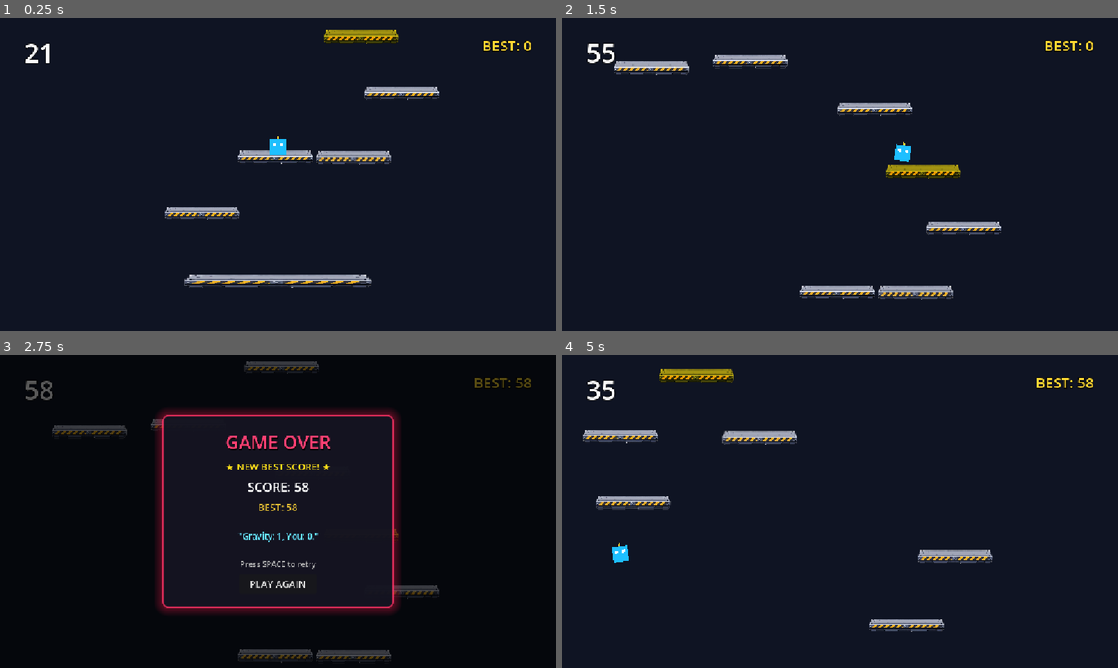
Above: before the commit, frames 1-4 (two rows, left to right).
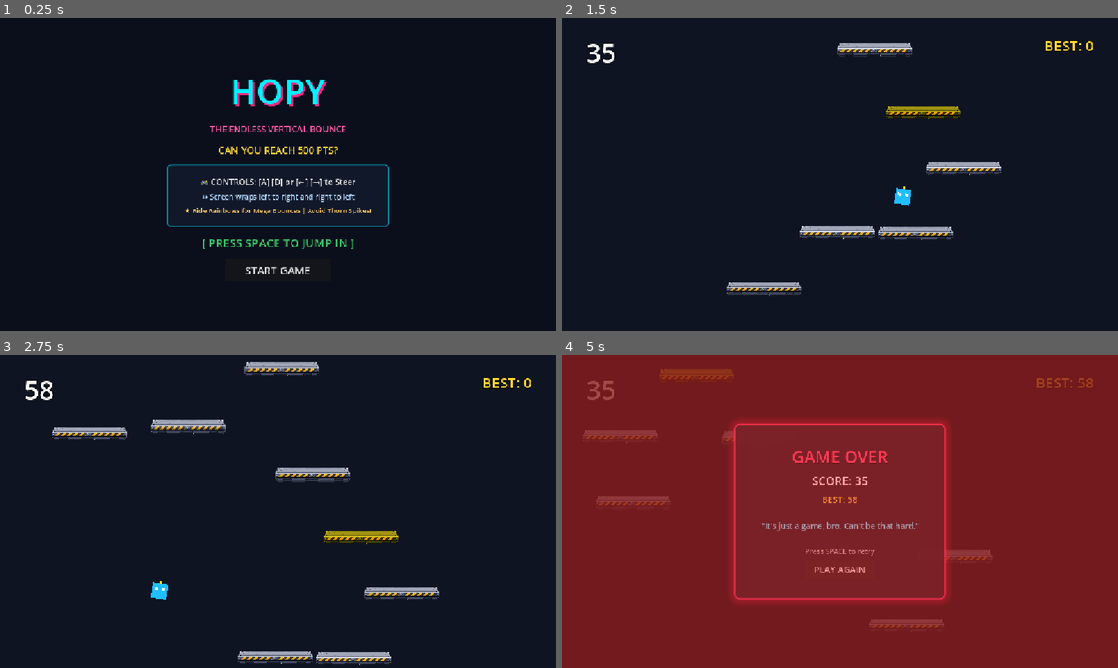
Above: after the commit, the same moments.

Repository: DevireddyNehal/Hopy
Game: Godot game, scene res://scenes/TitleScreen.tscn
Same seed, same stepped clock (60 frames per second), same inputs: the game is played once before the commit and once after it. Before the commit the project starts from res://scenes/Main.tscn.
Inputs (mouse positions are in pixels of both pictures, inside the frame that each line leads up to):
- Up to frame 1 (0.25 s): no input
- Up to frame 2 (1.5 s): click (840, 271) at 0.5 s, where only the run after the commit has a clickable "START GAME"; tap Enter at 1.25 s; hold Right (ui_right) from 1.28 s (still down); hold Space (start_action) from 1.28 s (still down)
- Up to frame 3 (2.75 s): keep holding Right (ui_right); tap Enter at 1.55, 2.1 s; release Space (start_action) at 2.03 s; tap Space (start_action) at 2.3 s
- Up to frame 4 (5 s): release Right (ui_right) at 2.75 s; click (840, 583) at 2.75 s, where only the run before the commit has a clickable "PLAY AGAIN"; click (840, 583) at 3.5 s, where only the run after the commit has a clickable "PLAY AGAIN"; hold Left (ui_left) from 4.28 s (still down); hold Space (start_action) from 4.28 s (still down); tap Enter at 4.55 s

The runs differ from the first frame. In frame 1, 6.7% of the frame differs, in the area x 4-96%, y 3-87%; in frame 2, 6.2%; in frame 3, 9.2%; in frame 4, 100%, in the area x 0-100%, y 0-100%.

Commit message:
feat(ui): implement TitleScreen, PauseScreen, and set TitleScreen as main scene

Diff:
--- a/project.godot
+++ b/project.godot
@@ -15,7 +15,7 @@
 [application]
 
 config/name="Hopy"
-run/main_scene="res://scenes/Main.tscn"
+run/main_scene="res://scenes/TitleScreen.tscn"
 config/features=PackedStringArray("4.7", "GL Compatibility")
 
 [autoload]
--- a/scenes/Main.tscn
+++ b/scenes/Main.tscn
@@ -7,6 +7,7 @@
 [ext_resource type="PackedScene" path="res://scenes/HUD.tscn" id="5_hud"]
 [ext_resource type="PackedScene" path="res://scenes/Effects.tscn" id="6_effects"]
 [ext_resource type="PackedScene" path="res://scenes/DeathScreen.tscn" id="7_death"]
+[ext_resource type="PackedScene" path="res://scenes/PauseScreen.tscn" id="8_pause"]
 
 [node name="Main" type="Node2D"]
 script = ExtResource("1_main")
@@ -36,4 +37,6 @@
 
 [node name="HUD" parent="." instance=ExtResource("5_hud")]
 
+[node name="PauseScreen" parent="." instance=ExtResource("8_pause")]
+
 [node name="DeathScreen" parent="." instance=ExtResource("7_death")]
--- /dev/null
+++ b/scenes/PauseScreen.tscn
@@ -0,0 +1,94 @@
+[gd_scene load_steps=3 format=3]
+
+[ext_resource type="Script" path="res://scripts/ui/pause_screen.gd" id="1_pause"]
+
+[sub_resource type="StyleBoxFlat" id="StyleBoxFlat_pause"]
+bg_color = Color(0.0509804, 0.0745098, 0.133333, 0.95)
+border_width_left = 3
+border_width_top = 3
+border_width_right = 3
+border_width_bottom = 3
+border_color = Color(0, 0.9, 1, 0.8)
+corner_radius_top_left = 12
+corner_radius_top_right = 12
+corner_radius_bottom_right = 12
+corner_radius_bottom_left = 12
+shadow_color = Color(0, 0.8, 1, 0.25)
+shadow_size = 16
+
+[node name="PauseScreen" type="CanvasLayer"]
+process_mode = 3
+layer = 45
+script = ExtResource("1_pause")
+
+[node name="DimBackdrop" type="ColorRect" parent="."]
+anchors_preset = 15
+anchor_right = 1.0
+anchor_bottom = 1.0
+grow_horizontal = 2
+grow_vertical = 2
+color = Color(0, 0, 0, 0.6)
+
+[node name="Panel" type="PanelContainer" parent="."]
+unique_name_in_owner = true
+anchors_preset = 8
+anchor_left = 0.5
+anchor_top = 0.5
+anchor_right = 0.5
+anchor_bottom = 0.5
+offset_left = -180.0
+offset_top = -160.0
+offset_right = 180.0
+offset_bottom = 160.0
+grow_horizontal = 2
+grow_vertical = 2
+theme_override_styles/panel = SubResource("StyleBoxFlat_pause")
+
+[node name="Margin" type="MarginContainer" parent="Panel"]
+layout_mode = 2
+theme_override_constants/margin_left = 24
+theme_override_constants/margin_top = 20
+theme_override_constants/margin_right = 24
+theme_override_constants/margin_bottom = 20
+
+[node name="VBox" type="VBoxContainer" parent="Panel/Margin"]
+layout_mode = 2
+theme_override_constants/separation = 12
+alignment = 1
+
+[node name="PauseTitle" type="Label" parent="Panel/Margin/VBox"]
+layout_mode = 2
+theme_override_colors/font_color = Color(0, 0.95, 1, 1)
+theme_override_font_sizes/font_size = 34
+text = "GAME PAUSED"
+horizontal_alignment = 1
+
+[node name="HSeparator" type="HSeparator" parent="Panel/Margin/VBox"]
+layout_mode = 2
+
+[node name="ResumeButton" type="Button" parent="Panel/Margin/VBox"]
+unique_name_in_owner = true
+custom_minimum_size = Vector2(200, 42)
+layout_mode = 2
+size_flags_horizontal = 4
+focus_mode = 0
+theme_override_font_sizes/font_size = 18
+text = "RESUME [ESC]"
+
+[node name="RestartButton" type="Button" parent="Panel/Margin/VBox"]
+unique_name_in_owner = true
+custom_minimum_size = Vector2(200, 42)
+layout_mode = 2
+size_flags_horizontal = 4
+focus_mode = 0
+theme_override_font_sizes/font_size = 18
+text = "RESTART"
+
+[node name="MuteButton" type="Button" parent="Panel/Margin/VBox"]
+unique_name_in_owner = true
+custom_minimum_size = Vector2(200, 42)
+layout_mode = 2
+size_flags_horizontal = 4
+focus_mode = 0
+theme_override_font_sizes/font_size = 18
+text = "SOUND: ON 🔊"
--- /dev/null
+++ b/scenes/TitleScreen.tscn
@@ -0,0 +1,127 @@
+[gd_scene load_steps=3 format=3]
+
+[ext_resource type="Script" path="res://scripts/ui/title_screen.gd" id="1_title"]
+
+[sub_resource type="StyleBoxFlat" id="StyleBoxFlat_card"]
+bg_color = Color(0.0705882, 0.0980392, 0.168627, 0.9)
+border_width_left = 2
+border_width_top = 2
+border_width_right = 2
+border_width_bottom = 2
+border_color = Color(0, 0.85, 1, 0.6)
+corner_radius_top_left = 8
+corner_radius_top_right = 8
+corner_radius_bottom_right = 8
+corner_radius_bottom_left = 8
+
+[node name="TitleScreen" type="Control"]
+layout_mode = 3
+anchors_preset = 15
+anchor_right = 1.0
+anchor_bottom = 1.0
+grow_horizontal = 2
+grow_vertical = 2
+script = ExtResource("1_title")
+
+[node name="Background" type="ColorRect" parent="."]
+layout_mode = 1
+anchors_preset = 15
+anchor_right = 1.0
+anchor_bottom = 1.0
+grow_horizontal = 2
+grow_vertical = 2
+color = Color(0.0431373, 0.0588235, 0.109804, 1)
+
+[node name="Center" type="CenterContainer" parent="."]
+layout_mode = 1
+anchors_preset = 15
+anchor_right = 1.0
+anchor_bottom = 1.0
+grow_horizontal = 2
+grow_vertical = 2
+
+[node name="VBox" type="VBoxContainer" parent="Center"]
+layout_mode = 2
+theme_override_constants/separation = 16
+alignment = 1
+
+[node name="TitleLabel" type="Label" parent="Center/VBox"]
+unique_name_in_owner = true
+layout_mode = 2
+theme_override_colors/font_color = Color(0, 0.95, 1, 1)
+theme_override_colors/font_shadow_color = Color(1, 0.16, 0.52, 0.8)
+theme_override_constants/shadow_offset_x = 4
+theme_override_constants/shadow_offset_y = 4
+theme_override_font_sizes/font_size = 72
+text = "HOPY"
+horizontal_alignment = 1
+
+[node name="Tagline" type="Label" parent="Center/VBox"]
+layout_mode = 2
+theme_override_colors/font_color = Color(1, 0.35, 0.65, 1)
+theme_override_font_sizes/font_size = 18
+text = "THE ENDLESS VERTICAL BOUNCE"
+horizontal_alignment = 1
+
+[node name="BestLabel" type="Label" parent="Center/VBox"]
+unique_name_in_owner = true
+layout_mode = 2
+theme_override_colors/font_color = Color(1, 0.85, 0.2, 1)
+theme_override_font_sizes/font_size = 20
+text = "★ BEST RECORD: 0 ★"
+horizontal_alignment = 1
+
+[node name="InstructionsPanel" type="PanelContainer" parent="Center/VBox"]
+custom_minimum_size = Vector2(460, 130)
+layout_mode = 2
+theme_override_styles/panel = SubResource("StyleBoxFlat_card")
+
+[node name="Margin" type="MarginContainer" parent="Center/VBox/InstructionsPanel"]
+layout_mode = 2
+theme_override_constants/margin_left = 18
+theme_override_constants/margin_top = 12
+theme_override_constants/margin_right = 18
+theme_override_constants/margin_bottom = 12
+
+[node name="InfoVBox" type="VBoxContainer" parent="Center/VBox/InstructionsPanel/Margin"]
+layout_mode = 2
+theme_override_constants/separation = 8
+alignment = 1
+
+[node name="ControlsInfo" type="Label" parent="Center/VBox/InstructionsPanel/Margin/InfoVBox"]
+layout_mode = 2
+theme_override_colors/font_color = Color(0.9, 0.9, 0.9, 1)
+theme_override_font_sizes/font_size = 17
+text = "🎮 CONTROLS: [A] [D] or [←] [→] to Steer"
+horizontal_alignment = 1
+
+[node name="WrapInfo" type="Label" parent="Center/VBox/InstructionsPanel/Margin/InfoVBox"]
+layout_mode = 2
+theme_override_colors/font_color = Color(0.7, 0.85, 1, 1)
+theme_override_font_sizes/font_size = 15
+text = "↔ Screen wraps left to right and right to left"
+horizontal_alignment = 1
+
+[node name="TipsInfo" type="Label" parent="Center/VBox/InstructionsPanel/Margin/InfoVBox"]
+layout_mode = 2
+theme_override_colors/font_color = Color(1, 0.8, 0.4, 1)
+theme_override_font_sizes/font_size = 14
+text = "★ Ride Rainbows for Mega Bounces | Avoid Thorn Spikes!"
+horizontal_alignment = 1
+
+[node name="StartPrompt" type="Label" parent="Center/VBox"]
+unique_name_in_owner = true
+layout_mode = 2
+theme_override_colors/font_color = Color(0.3, 1, 0.5, 1)
+theme_override_font_sizes/font_size = 24
+text = "[ PRESS SPACE TO JUMP IN ]"
+horizontal_alignment = 1
+
+[node name="PlayButton" type="Button" parent="Center/VBox"]
+unique_name_in_owner = true
+custom_minimum_size = Vector2(220, 46)
+layout_mode = 2
+size_flags_horizontal = 4
+focus_mode = 0
+theme_override_font_sizes/font_size = 22
+text = "START GAME"
--- /dev/null
+++ b/scripts/ui/pause_screen.gd
@@ -0,0 +1,68 @@
+extends CanvasLayer
+
+@onready var panel: PanelContainer = %Panel
+@onready var resume_button: Button = %ResumeButton
+@onready var restart_button: Button = %RestartButton
+@onready var mute_button: Button = %MuteButton
+
+var is_paused: bool = false
+
+func _ready() -> void:
+	process_mode = Node.PROCESS_MODE_ALWAYS
+	visible = false
+
+	if resume_button:
+		resume_button.pressed.connect(resume_game)
+	if restart_button:
+		restart_button.pressed.connect(restart_game)
+	if mute_button:
+		mute_button.pressed.connect(toggle_mute)
+		_update_mute_button()
+
+func _input(event: InputEvent) -> void:
+	if event.is_action_pressed("pause_action"):
+		# If game over, don't allow pause
+		if not GameState.is_game_active:
+			return
+		if is_paused:
+			resume_game()
+		else:
+			pause_game()
+
+func pause_game() -> void:
+	is_paused = true
+	visible = true
+	get_tree().paused = true
+	GameState.game_paused.emit(true)
+
+	# Small scale-in animation
+	panel.pivot_offset = panel.size / 2.0
+	panel.scale = Vector2(0.9, 0.9)
+	var tween = create_tween()
+	tween.tween_property(panel, "scale", Vector2.ONE, 0.12).set_trans(Tween.TRANS_BACK).set_ease(Tween.EASE_OUT)
+
+func resume_game() -> void:
+	is_paused = false
+	visible = false
+	get_tree().paused = false
+	GameState.game_paused.emit(false)
+
+func restart_game() -> void:
+	resume_game()
+	get_tree().reload_current_scene()
+
+func toggle_mute() -> void:
+	var master_idx = AudioServer.get_bus_index("Master")
+	var currently_muted = AudioServer.is_bus_mute(master_idx)
+	AudioServer.set_bus_mute(master_idx, not currently_muted)
+	_update_mute_button()
+
+func _update_mute_button() -> void:
+	if not mute_button:
+		return
+	var master_idx = AudioServer.get_bus_index("Master")
+	var is_muted = AudioServer.is_bus_mute(master_idx)
+	if is_muted:
+		mute_button.text = "SOUND: MUTED 🔇"
+	else:
+		mute_button.text = "SOUND: ON 🔊"
--- /dev/null
+++ b/scripts/ui/title_screen.gd
@@ -0,0 +1,48 @@
+extends Control
+
+@onready var title_label: Label = %TitleLabel
+@onready var best_label: Label = %BestLabel
+@onready var start_prompt: Label = %StartPrompt
+@onready var play_button: Button = %PlayButton
+
+var is_starting: bool = false
+
+func _ready() -> void:
+	GameState.load_best_score()
+	if best_label:
+		if GameState.best_score > 0:
+			best_label.text = "★ BEST RECORD: " + str(GameState.best_score) + " ★"
+			best_label.visible = true
+		else:
+			best_label.text = "CAN YOU REACH 500 PTS?"
+			best_label.visible = true
+
+	if play_button:
+		play_button.pressed.connect(_start_game)
+
+	# Floating animation for title
+	if title_label:
+		var orig_y = title_label.position.y
+		var tween = create_tween().set_loops()
+		tween.tween_property(title_label, "position:y", orig_y - 8.0, 1.0).set_trans(Tween.TRANS_SINE).set_ease(Tween.EASE_IN_OUT)
+		tween.tween_property(title_label, "position:y", orig_y + 8.0, 1.0).set_trans(Tween.TRANS_SINE).set_ease(Tween.EASE_IN_OUT)
+
+	# Pulsing animation for prompt
+	if start_prompt:
+		var p_tween = create_tween().set_loops()
+		p_tween.tween_property(start_prompt, "modulate:a", 0.3, 0.7)
+		p_tween.tween_property(start_prompt, "modulate:a", 1.0, 0.7)
+
+func _input(event: InputEvent) -> void:
+	if is_starting:
+		return
+	if event.is_action_pressed("start_action") or (event is InputEventKey and event.pressed and event.keycode == KEY_ENTER):
+		_start_game()
+
+func _start_game() -> void:
+	if is_starting:
+		return
+	is_starting = true
+	# Play starting bounce sound as audio unlock!
+	GameState.play_bounce()
+	get_tree().change_scene_to_file("res://scenes/Main.tscn")
--- /dev/null
+++ b/tests/TestPauseScreen.tscn
@@ -0,0 +1,6 @@
+[gd_scene load_steps=2 format=3]
+
+[ext_resource type="Script" path="res://tests/test_pause_screen.gd" id="1_test"]
+
+[node name="TestPauseScreen" type="Node2D"]
+script = ExtResource("1_test")
--- /dev/null
+++ b/tests/TestTitleScreen.tscn
@@ -0,0 +1,6 @@
+[gd_scene load_steps=2 format=3]
+
+[ext_resource type="Script" path="res://tests/test_title_screen.gd" id="1_test"]
+
+[node name="TestTitleScreen" type="Node2D"]
+script = ExtResource("1_test")
--- /dev/null
+++ b/tests/test_pause_screen.gd
@@ -0,0 +1,39 @@
+extends Node2D
+
+func _ready() -> void:
+	print("\n--- TESTING PAUSE SCREEN & AUDIO CONTROLS ---")
+
+	var pause_scene = load("res://scenes/PauseScreen.tscn")
+	assert(pause_scene != null, "PauseScreen.tscn must exist")
+	var pause_screen = pause_scene.instantiate()
+	add_child(pause_screen)
+
+	assert(not pause_screen.visible, "PauseScreen should start hidden")
+	assert(not get_tree().paused, "Tree should start unpaused")
+	print("✓ Initial unpaused state verified")
+
+	# Test pause
+	GameState.is_game_active = true
+	pause_screen.pause_game()
+	assert(pause_screen.visible, "PauseScreen should be visible when paused")
+	assert(get_tree().paused, "Scene tree should be paused")
+	print("✓ Pause activation verified")
+
+	# Test mute toggle
+	var master_bus = AudioServer.get_bus_index("Master")
+	var was_muted = AudioServer.is_bus_mute(master_bus)
+	pause_screen.toggle_mute()
+	assert(AudioServer.is_bus_mute(master_bus) != was_muted, "Audio bus mute state should flip")
+	# Restore
+	pause_screen.toggle_mute()
+	assert(AudioServer.is_bus_mute(master_bus) == was_muted, "Audio bus mute state restored")
+	print("✓ Master audio mute toggle verified")
+
+	# Test resume
+	pause_screen.resume_game()
+	assert(not pause_screen.visible, "PauseScreen should be hidden when resumed")
+	assert(not get_tree().paused, "Scene tree should be unpaused")
+	print("✓ Resume verified")
+
+	print("--- PAUSE SCREEN TESTS PASSED SUCCESSFULLY! ---\n")
+	get_tree().quit(0)
--- /dev/null
+++ b/tests/test_title_screen.gd
@@ -0,0 +1,17 @@
+extends Node2D
+
+func _ready() -> void:
+	print("\n--- TESTING TITLE SCREEN ---")
+
+	var title_scene = load("res://scenes/TitleScreen.tscn")
+	assert(title_scene != null, "TitleScreen.tscn must exist")
+	var title_screen = title_scene.instantiate()
+	add_child(title_screen)
+
+	assert(title_screen.title_label.text == "HOPY", "Title must be HOPY")
+	assert(title_screen.play_button != null, "Play button must exist")
+	assert(title_screen.start_prompt != null, "Start prompt must exist")
+	print("✓ TitleScreen UI nodes verified (Title: HOPY, Best Score, Controls Card)")
+
+	print("--- TITLE SCREEN TESTS PASSED SUCCESSFULLY! ---\n")
+	get_tree().quit(0)
Not shown: 1 places in scenes/Main.tscn that only renumber resources
